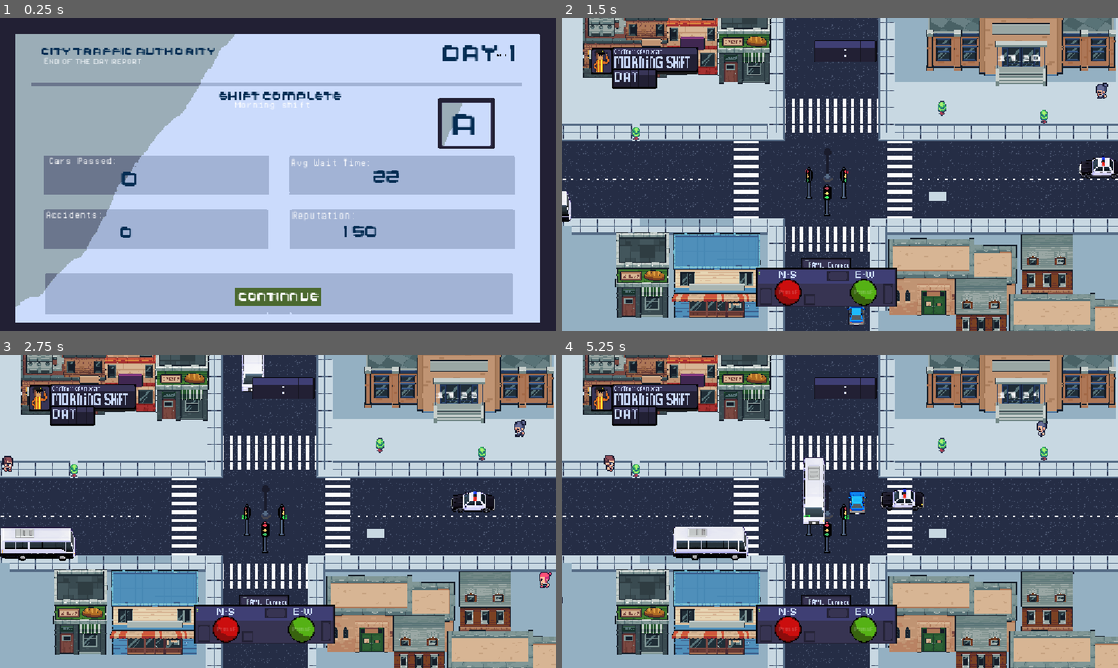
Above: before the commit, frames 1-4 (two rows, left to right).
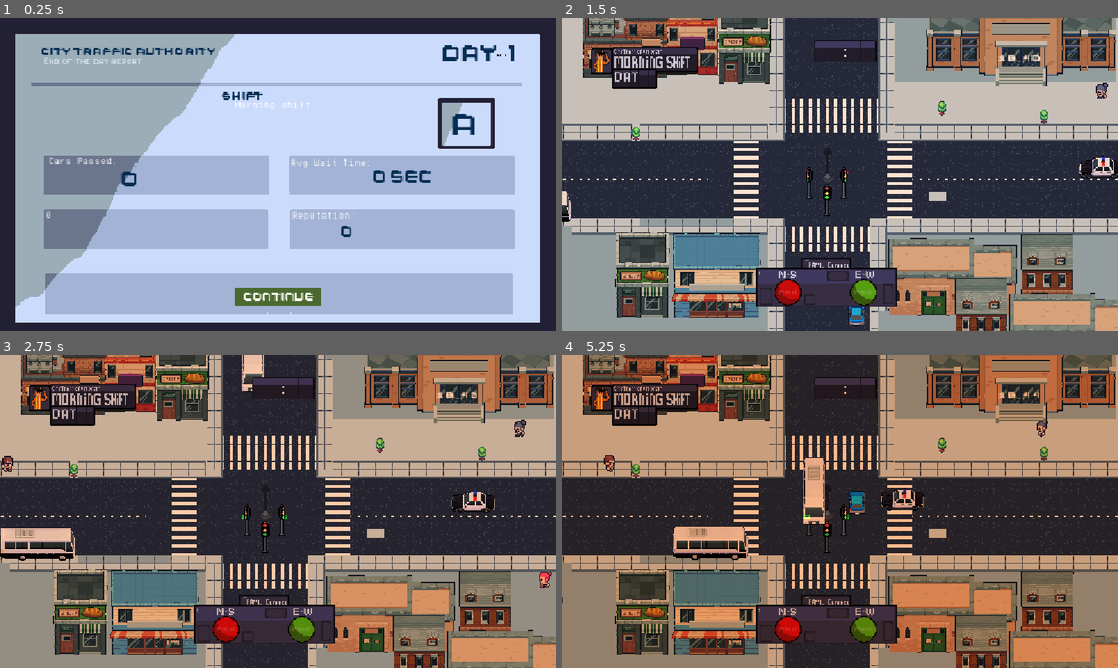
Above: after the commit, the same moments.

Repository: lafgo-fc/game-jam-repoooo
Game: Godot game, scene res://report.tscn
Two runs of this game, one before a commit and one after it. Both use one fixed random seed, a clock stepped at 60 frames per second and the inputs below. This scene is started directly instead of the project's main scene.
Inputs:
- Up to frame 1 (0.25 s): no input
- Up to frame 2 (1.5 s): click "Continnue" (after the commit: "Continue") at 0.5 s; tap F (traffic control front and back) at 1.25 s; hold R (traffic control right and left) from 1.28 s (still down)
- Up to frame 3 (2.75 s): keep holding R (traffic control right and left); tap Enter (ui_accept) at 1.52, 2.27 s; tap F (traffic control front and back) at 2 s
- Up to frame 4 (5.25 s): keep holding R (traffic control right and left); tap F (traffic control front and back) every 0.75 s from 2.75 to 5 s; tap Enter (ui_accept) at 3.77, 4.52 s

The runs differ from the first frame. In frame 1, 1.2% of the frame differs, in the area x 8-92%, y 8-91%; in frame 2, 47%; in frame 3, 62%; in frame 4, 93%, in the area x 0-100%, y 0-100%.
Error before the commit: Invalid access to property or key 'average_waiting_time' on a base object of type 'Node (game_data.gd)'. (res://report.gd:24)

Commit message:
fixed the avg waiting time data type issue

Diff:
--- a/report.gd
+++ b/report.gd
@@ -2,7 +2,7 @@
 extends Control
 
 @onready var cars_label: Label = $"cars passed"
-@onready var wait_label: Label = $"wait time"
+@onready var wait_label : Label =  $"wait time"
 @onready var accidents_label: Label = $Label8
 @onready var reputation_label: Label = $Reputation
 @onready var grade_label: Label = $Grade
@@ -23,8 +23,9 @@
 
 	wait_label.text = str(
 
-		round(GameData.average_waiting_time)
+		(GameData.total_waiting_time)
 	) + " sec"
+	print("waiting time ", GameData.total_waiting_time)
 
 	accidents_label.text = str(GameData.accidents)
 
@@ -43,10 +44,10 @@
 
 
 func calculate_grade() -> String:
-	if GameData.accidents == 0 and GameData.average_waiting_time < 15:
+	if GameData.accidents == 0 and GameData.total_waiting_time < 15:
 		return "A"
 
-	elif GameData.accidents <= 2 and GameData.average_waiting_time < 30:
+	elif GameData.accidents <= 2 and GameData.total_waiting_time < 30:
 		return "B"
 
 	elif GameData.accidents <= 4:
--- a/report.tscn
+++ b/report.tscn
@@ -66,7 +66,6 @@
 theme_override_colors/font_color = Color(0.01967768, 0.17844635, 0.32611683, 1)
 theme_override_fonts/font = ExtResource("3_wyrx8")
 theme_override_font_sizes/font_size = 25
-text = "22"
 
 [node name="Reputation" type="Label" parent="." unique_id=837710119]
 layout_mode = 0
@@ -88,7 +87,6 @@
 theme_override_colors/font_color = Color(0.01967768, 0.17844635, 0.32611683, 1)
 theme_override_fonts/font = ExtResource("3_wyrx8")
 theme_override_font_sizes/font_size = 24
-text = "0"
 
 [node name="day" type="Label" parent="." unique_id=850548224]
 layout_mode = 0
--- a/scne/scripts/game_data.gd
+++ b/scne/scripts/game_data.gd
@@ -18,7 +18,7 @@
 
 # Car and waiting-time statistics
 var car_passed: int = 0
-var total_waiting_time: float = 0.0
+var total_waiting_time: int = 0.0
 var total_cars: int = 0
 var average_car_waiting_time: float = 0.0
 var day_ended = false
--- a/scne/test_one.gd
+++ b/scne/test_one.gd
@@ -45,7 +45,7 @@
 
 
 	day_timer.wait_time = 1140
-	day_timer.start(400)
+	day_timer.start(320)
 
 
 func _process(delta: float) -> void:
@@ -122,10 +122,10 @@
 
 		print(day_completed, " day completed")
 		print("Total number of npc died ", GameData.no_npc_died)
-		print("Total waiting time of car ", GameData.car_waiting_time)
-		print("Total waiting time of npc ", GameData.npc_waiting_time)
+		print("Total waiting time of car ", GameData.average_car_waiting_time)
+		print("Total waiting time of npc ", GameData.avg_npc_waiting)
 		print("total cars passed ",GameData.total_cars)
-		print("avg waiting time of car ",GameData.average_waiting_time)
+		print("avg waiting time of car ",GameData.total_waiting_time)
 
 		GameData.no_npc_died = 0
 		GameData.npc_waiting_time = 0
